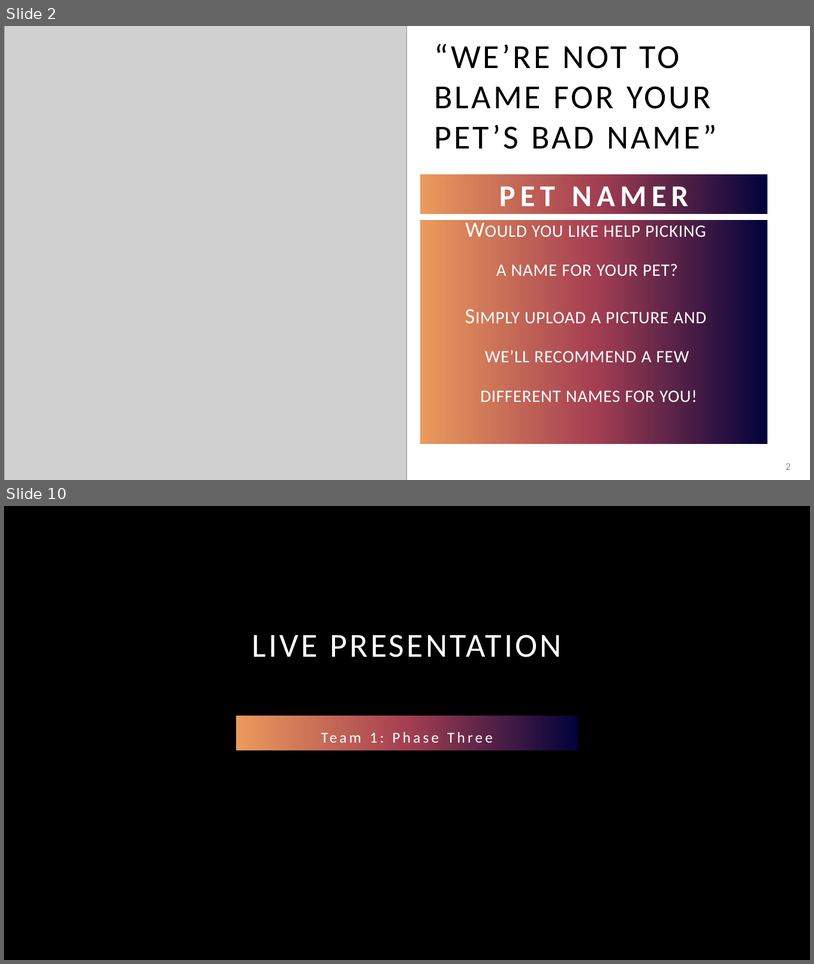
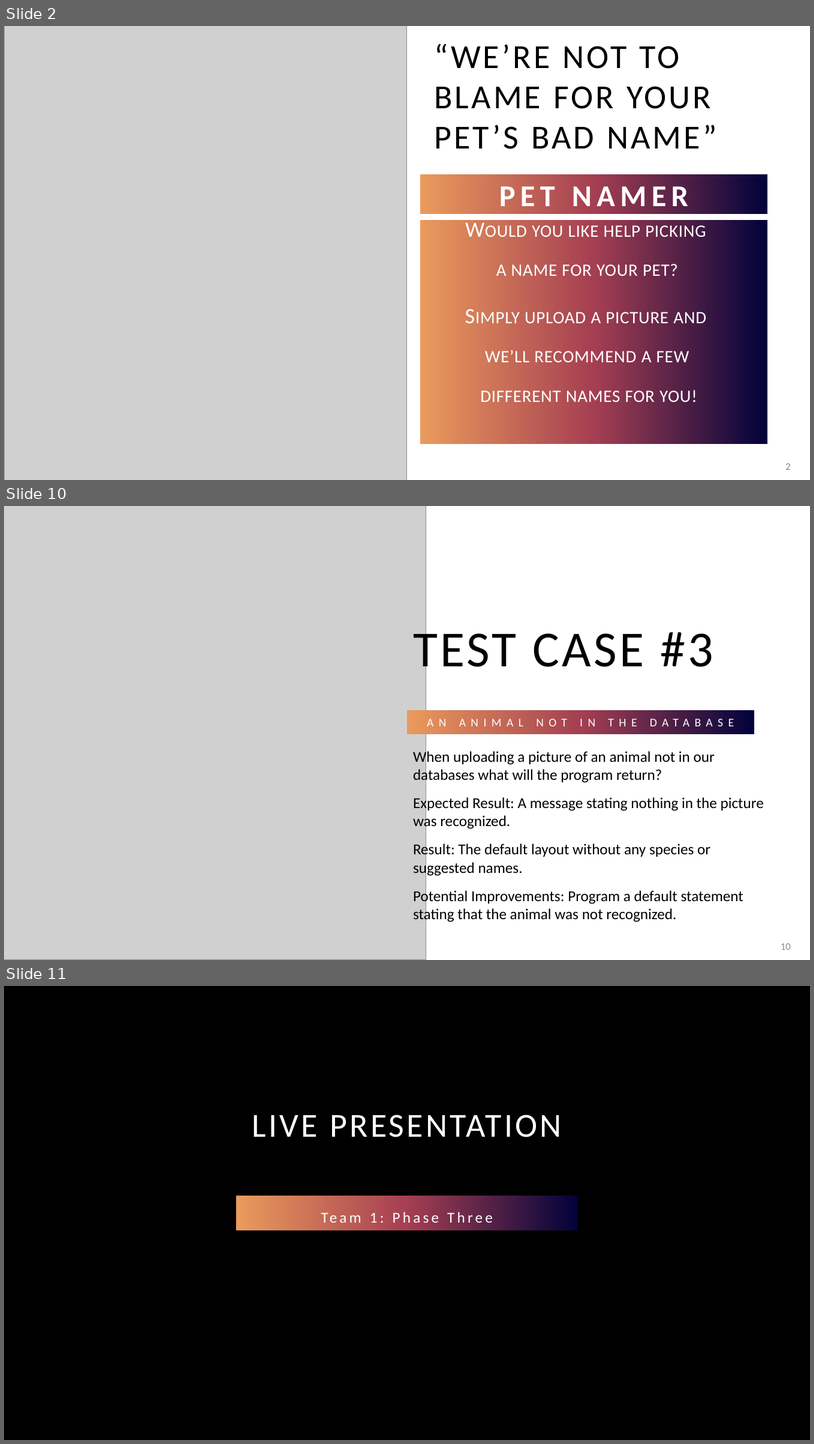
Before and after one commit to adriaonline/CPT200SP24-Team1, a slide deck: Phase 4 Docs/Phase 4 - Presentation.pptx. Shown one above the other, each under a label of ours: slides 2 and 10 before the commit, slides 2, 10 and 11 after it; the slides between them are not shown. The pictures are 814x964 and 814x1444 pixels, drawn with LibreOffice and Linux fonts; fonts in the diff are those of the drawing; grey boxes stand for pictures; background and template pictures are left out. Boxes give left, top, right and bottom in pixels: in the first picture for what was removed or moved away, otherwise in the second. Text is boxed around its words. In the diff, an @@ line names an element or a change of style, - is before the commit and + after.

```diff
--- a/Phase 4 Docs/Phase 4 - Presentation.pptx
+++ b/Phase 4 Docs/Phase 4 - Presentation.pptx
@@ slide 10 added at <box>4,506,810,960</box>, background #FFFFFF @@
@@ picture added at <box>4,506,426,960</box> @@
@@ title added at <box>413,625,713,678</box>, 60 pt, text #000000 @@
+TEST CASE #3
@@ text added at <box>408,710,755,734</box>, fill gradient #01023B to #A53F52 to #EA9A5C, 14 pt, text #FFFFFF @@
+AN ANIMAL NOT IN THE DATABASE
@@ text added at <box>413,749,764,922</box>, 18 pt, text #000000 @@
+When uploading a picture of an animal not in our databases what will the program return?
+Expected Result: A message stating nothing in the picture was recognized.
+Result: The default layout without any species or suggested names.
+Potential Improvements: Program a default statement stating that the animal was not recognized.
@@ page number added at <box>781,943,791,949</box>, 12 pt, text #8C8C8C @@
+10
@@ what was slide 10 is now slide 11 @@
```
Also in this commit, not shown: 7 other slides added, 7 slides removed, 2 other files.
